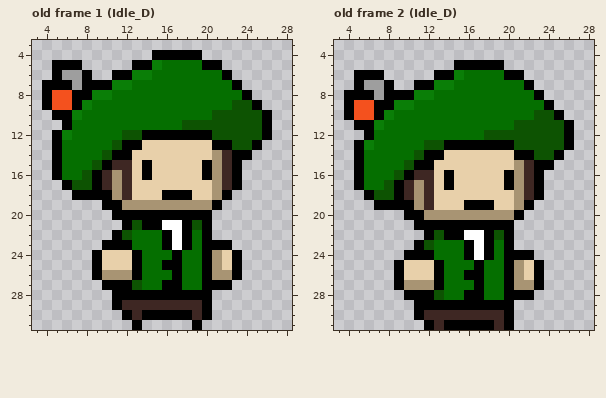
Pixel-art file, stored at Assets/Sprites/Aseprite/Bard.aseprite. The picture above is the old version.
32x32 pixels, 2 frames. Shown: old frame 1 (Idle_D): x 3..28, y 3..31; old frame 2 (Idle_D): x 3..28, y 3..31. The commit also changed other frames, which this record leaves out.
After the commit:
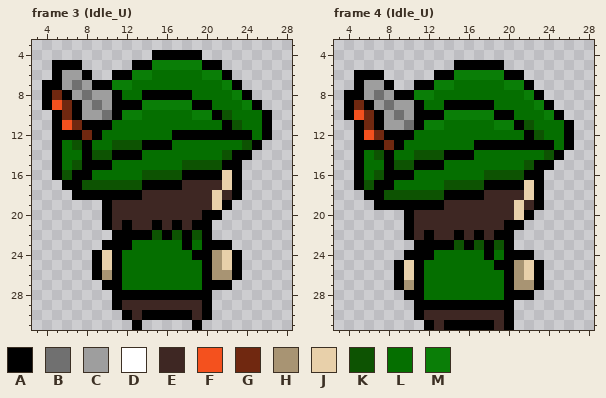
Palette (. is transparent): A #000000  B #707070  C #9e9e9e  D #ffffff  E #3e2723  F #f4511e  G #702810  H #a89473  J #e8d0aa  K #0d5302  L #056f00  M #0a7e07
A new or re-ordered frame is compared with the old frame closest to it.
Diff:
frames 2 -> 4
layer "Layer 2" added
Changed rows in their new state; - is an unchanged pixel.
Frame 3 (Idle_U) is new; against old frame 1 (Idle_D), layer "Layer 2":
first column x 5:
 5 -----------MMMM------
 6 ---------------MM----
 7 -CBC-------------M---
 8 GACBCCA--AAAAA----M--
 9 -G-CBCAAAMMMMMAA--LM-
10 -GACCBAMM-----MMA-LLL
11 AFGAAA-------LLLLA-LL
12 -AAGA--LLLLL----AAAAL
13 --KA---KKAAALLLLLLL--
14 ---AK---ALLLLLLLLK---
15 --KAA-LLLLLLLKKKKA---
16 -KAALLLLLKKKKAA-AJ---
17 --A-KKKKKAAAAEEEEJ---
18 ------AAAEEEEEEEJEA--
19 ------EEEEEEEEEEJA---
20 -----AEEEEEEEEE-A----
21 -----AE-EE-EAEA------
22 -------AAAK-K-K------
23 -----------LL--------
24 ------ALL---L-A------
25 ------ALL--LL--------
26 ------ALL---L--------
27 -------LL--LL--------
Frame 4 (Idle_U) is new; against old frame 2 (Idle_D), layer "Layer 2":
first column x 5:
 6 -----------MMMM------
 7 ---------------MM----
 8 -CBC-------------M---
 9 GACBCCA--AAAAA----M--
10 -G-CBCAAAMMMMMAA--LM-
11 -GACCBAMM-----MMA-LLL
12 AFGAAA-------LLLLA-LL
13 -AAGA--LLLLL----AAAAL
14 --KA---KKAAALLLLLLL--
15 ---AK---ALLLLLLLLK---
16 --KAA-LLLLLLLKKKKA---
17 -KAALLLLLKKKKAA-AJ---
18 --A-KKKKKAAAAEEEEJ---
19 ------AAAEEEEEEEJEA--
20 ------EEEEEEEEEEJA---
21 -----AEEEEEEEEE-A----
22 -----AE-EE-EAEA------
23 -------AAAK-K-K------
24 -----------LL--------
25 ------ALL---L-A------
26 ------ALL--LL--------
27 ------ALL---L--------
28 -------LL--LL--------
Pixel boxes of the changes (left, top, right, bottom) in both pictures:
changed: (52, 60, 262, 290)
changed: (354, 70, 564, 300)
